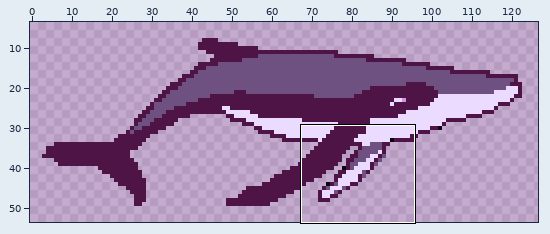
Pixel-art file: _ref/player/idle.aseprite. The first picture is a wide view before the edit; the outline marks the close-up.
Close-up. Earlier state:
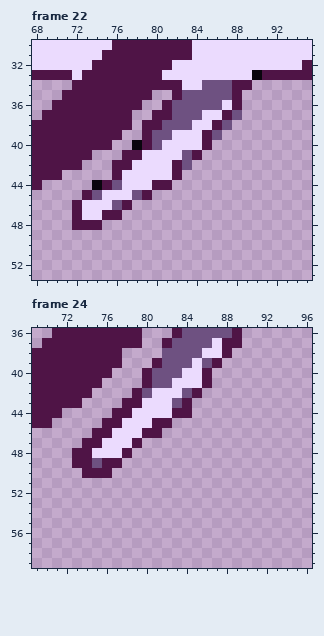
128x64 pixels, 29 frames. Shown: frame 22: x 68..95, y 30..53; frame 24: x 69..96, y 36..59. The wide view leaves out empty margins. The commit also changed other frames or places, which this record leaves out.
The same view after the edit:
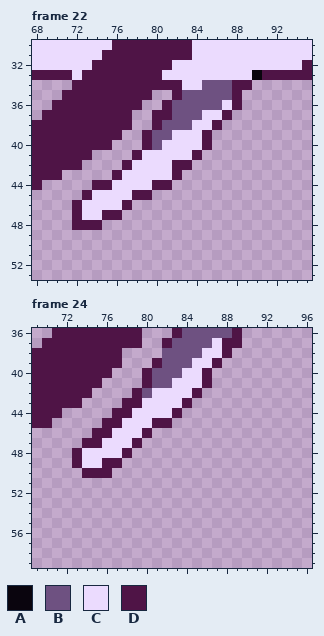
Palette (. is transparent): A #0a050e  B #6e5181  C #ebdbfe  D #4f1446
Changes in this commit:
Frame 22, layer "Layer":
The author changed colour B to colour C in row 41 at x 83; in row 44 at x 76; in row 45 at x 74; in row 46 at x 76.
The author changed colour A to colour D in row 44 at x 74.
The author changed colour B to colour D in row 42 at x 83; in row 45 at x 78.
Colour A is gone in row 40 at x 78.
Colour B is gone in row 37 at x 88; in row 38 at x 87; in row 39 at x 86.
Colour D is gone in row 38 at x 79; in row 41 at x 77; in row 42 at x 76.
Frame 24, layer "Layer":
The author changed colour B to colour C in row 39 at x 86; in row 42 at x 84; in row 43 at x 83; in row 49 at x 75.
The author changed colour D to colour C in rows 48 to 49 at x 74.
Colour D is gone in row 44 at x 84; in row 46 at x 81.
